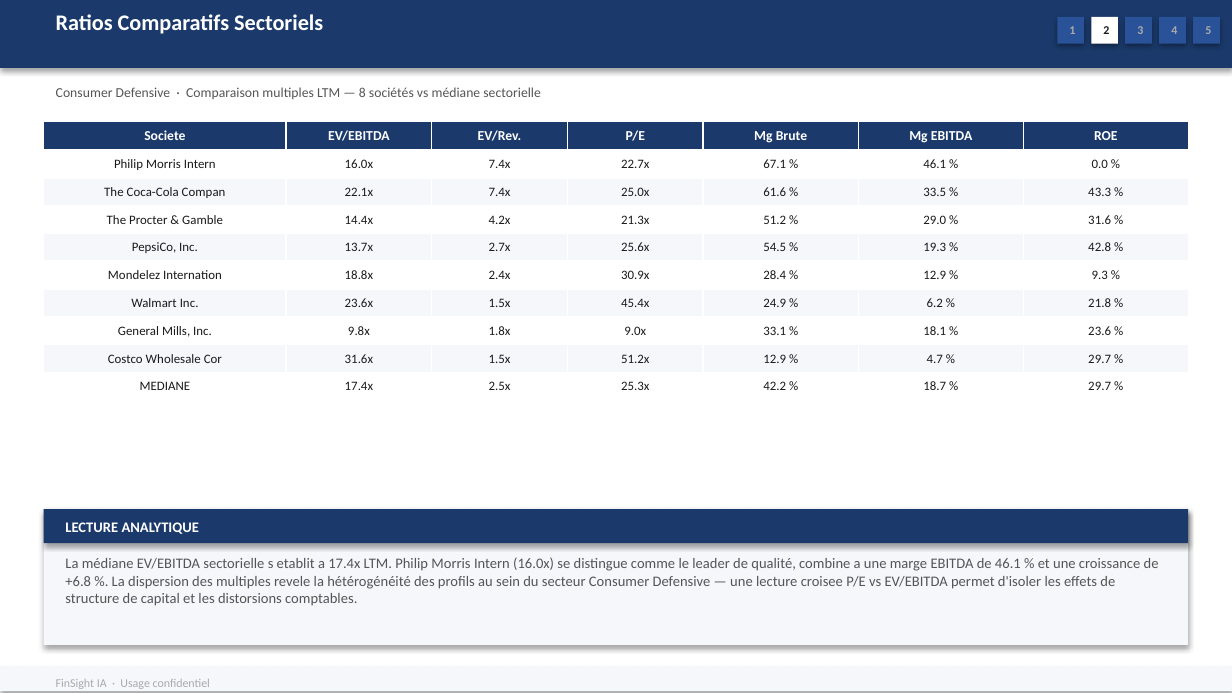
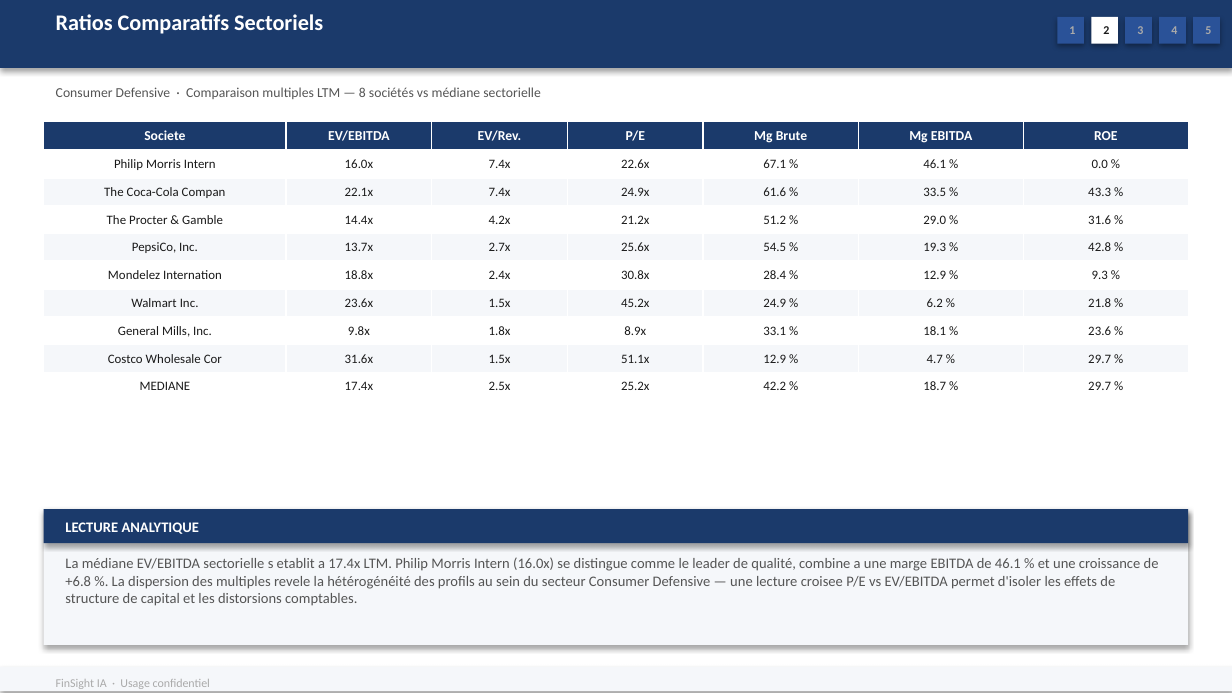
Before and after one commit to baptistejeh07-art/finsight-ia, a slide deck: slide 6 of preview/secteur_Consumer_Defensive_S&P_500/secteur_Consumer_Defensive_S&P_500.pptx. Drawn at 1232x693 pixels with LibreOffice and Linux fonts; fonts in the diff are those of the drawing. Boxes give left, top, right and bottom in pixels: in the first picture for what was removed or moved away, otherwise in the second. Text is boxed around its words. In the diff, an @@ line names an element or a change of style, - is before the commit and + after.

```diff
--- a/preview/secteur_Consumer_Defensive_S&P_500/secteur_Consumer_Defensive_S&P_500.pptx
+++ b/preview/secteur_Consumer_Defensive_S&P_500/secteur_Consumer_Defensive_S&P_500.pptx
@@ table at <box>43,121,1188,394</box> @@
-row 2, column 4: 22.7x
+row 2, column 4: 22.6x
-row 3, column 4: 25.0x
+row 3, column 4: 24.9x
-row 4, column 4: 21.3x
+row 4, column 4: 21.2x
-row 6, column 4: 30.9x
+row 6, column 4: 30.8x
-row 7, column 4: 45.4x
+row 7, column 4: 45.2x
-row 8, column 4: 9.0x
+row 8, column 4: 8.9x
-row 9, column 4: 51.2x
+row 9, column 4: 51.1x
-row 10, column 4: 25.3x
+row 10, column 4: 25.2x
```
Also in this commit, not shown: 3 other slides changed, 1 other file.
